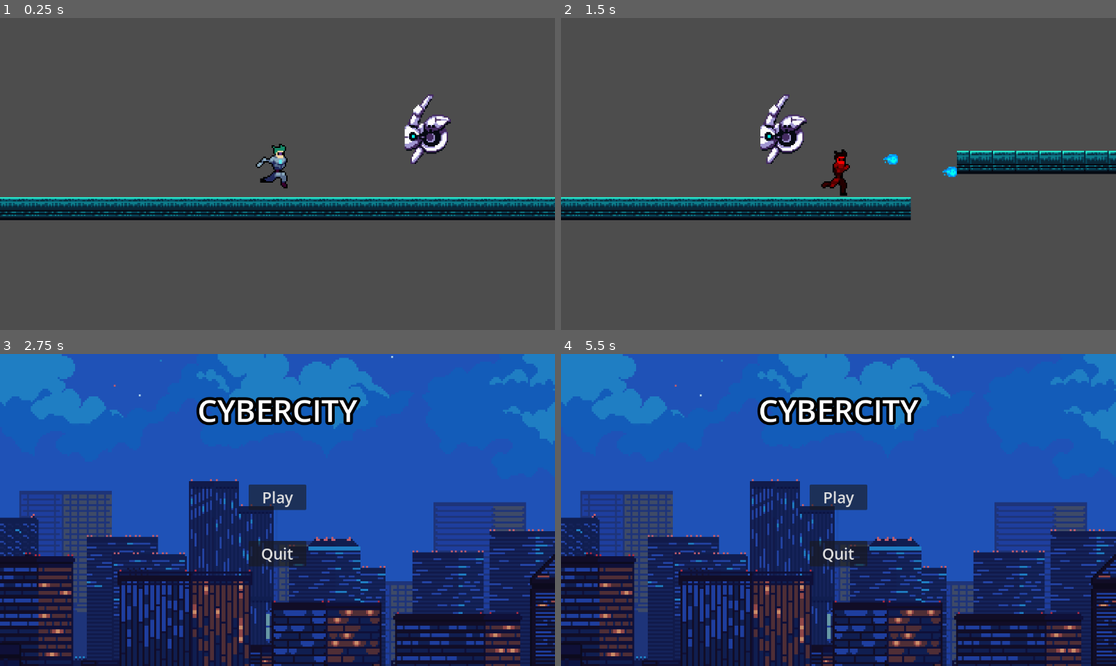
Above: before the commit, frames 1-4 (two rows, left to right).
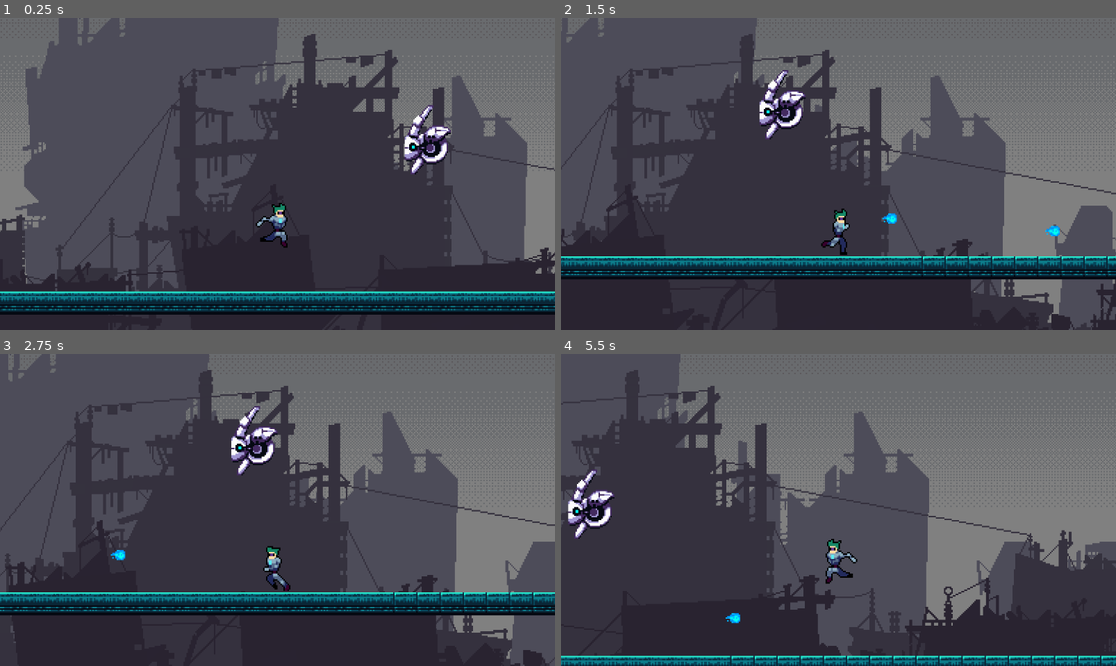
Above: after the commit, the same moments.

Repository: pranavReddy120/CyberCityV3
Game: Godot game, scene res://Scenes/level_2.tscn
Two runs of this game, one before a commit and one after it. Both use one fixed random seed, a clock stepped at 60 frames per second and the inputs below. This scene is started directly instead of the project's main scene.
Inputs (mouse positions are in pixels of both pictures, inside the frame that each line leads up to):
- Up to frame 1 (0.25 s): no input
- Up to frame 2 (1.5 s): hold Right (right) from 0.53 s (still down); tap Space (shoot) at 0.6, 1.35 s; tap Up (jump) at 0.77 s
- Up to frame 3 (2.75 s): tap Up (jump) at 1.52 s; release Right (right) at 2.03 s; hold Left (left) from 2.03 s (still down); tap Space (shoot) at 2.1 s
- Up to frame 4 (5.5 s): release Left (left) at 2.75 s; click (838, 497) at 2.75 s, where only the run before the commit has a clickable "Play"; hold Right (right) 3.53-5.03 s; tap Space (shoot) at 3.6, 4.35, 5.1 s; tap Up (jump) at 3.77, 4.52, 5.27 s; hold Left (left) from 5.03 s (still down)

The runs differ from the first frame. In frame 1, 68% of the frame differs, in the area x 0-100%, y 0-100%; in frame 2, 75%; in frame 3, 96%; in frame 4, 97%.

Commit message:
added parallax

Diff:
--- a/Scenes/level_2.tscn
+++ b/Scenes/level_2.tscn
@@ -1,10 +1,15 @@
-[gd_scene load_steps=9 format=3 uid="uid://csrpn6pcac5wq"]
+[gd_scene load_steps=14 format=3 uid="uid://csrpn6pcac5wq"]
 
 [ext_resource type="Script" path="res://Scripts/world.gd" id="1_mpdul"]
 [ext_resource type="PackedScene" uid="uid://twwk2qsirfci" path="res://Scenes/player.tscn" id="2_2jnvf"]
 [ext_resource type="PackedScene" uid="uid://ck2to62dnqdjw" path="res://Scenes/enemy.tscn" id="3_84wlv"]
 [ext_resource type="Texture2D" uid="uid://bw7lscyrufmgv" path="res://Assets/tileset.png" id="4_wqjee"]
 [ext_resource type="PackedScene" uid="uid://c12vp32p0xbv1" path="res://Scenes/killzone.tscn" id="5_6avqm"]
+[ext_resource type="Texture2D" uid="uid://chvama6p8xs7v" path="res://Assets/free-exclusion-zone-tileset-pixel-art/Night/1.png" id="6_5bqsr"]
+[ext_resource type="Texture2D" uid="uid://sysnhiwg2mu3" path="res://Assets/free-exclusion-zone-tileset-pixel-art/Night/2.png" id="7_t46ge"]
+[ext_resource type="Texture2D" uid="uid://blqmbld3tif4v" path="res://Assets/free-exclusion-zone-tileset-pixel-art/Night/3.png" id="8_s55an"]
+[ext_resource type="Texture2D" uid="uid://divtgyf4wlqpg" path="res://Assets/free-exclusion-zone-tileset-pixel-art/Night/4.png" id="9_i1jwk"]
+[ext_resource type="Texture2D" uid="uid://b3l05w6ikbagi" path="res://Assets/free-exclusion-zone-tileset-pixel-art/Night/5.png" id="10_b3vq8"]
 
 [sub_resource type="TileSetAtlasSource" id="TileSetAtlasSource_mk11v"]
 texture = ExtResource("4_wqjee")
@@ -52,8 +57,10 @@
 script = ExtResource("1_mpdul")
 
 [node name="Player" parent="." instance=ExtResource("2_2jnvf")]
+position = Vector2(0, 33)
 
 [node name="Camera2D" type="Camera2D" parent="Player"]
+position = Vector2(0, -41)
 zoom = Vector2(3, 3)
 limit_bottom = 200
 
@@ -65,13 +72,58 @@
 autostart = true
 
 [node name="TileMap" type="TileMap" parent="."]
+position = Vector2(0, 58)
 tile_set = SubResource("TileSet_os4pr")
 format = 2
-layer_0/tile_data = PackedInt32Array(262132, 458753, 11, 262 …(417 unchanged characters)… 196618, 458753, 11, 196619, 458753, 11, 65550, 524289, 11, 65551, 524289, 11, 65552, 524289, 11, 65553, 524289, 11, 65554, 524289, 11, 65555, 524289, 11, 65556, 524289, 11, 65557, 524289, 11, 327703, 524289, 11, 327704, 524289, 11, 327705, 524289, 11, 327706, 524289, 11, 327707, 524289, 11, 327708, 524289, 11, 327709, 524289, 11, 327710, 524289, 11, 327711, 524289, 11, 327712, 524289, 11, 327713, 524289, 11, 327714, 524289, 11)
+layer_0/tile_data = PackedInt32Array(262132, 458753, 11, 262 …(417 unchanged characters)… 196618, 458753, 11, 196619, 458753, 11, 196620, 524289, 11, 196621, 524289, 11, 196622, 524289, 11, 196623, 524289, 11, 196624, 524289, 11, 196625, 524289, 11, 196626, 524289, 11, 196627, 524289, 11, 196628, 524289, 11, 196629, 524289, 11, 196630, 524289, 11, 196631, 524289, 11, 196632, 524289, 11, 196633, 524289, 11, 196634, 524289, 11, 196635, 524289, 11, 196636, 524289, 11, 196637, 524289, 11, 196638, 524289, 11, 196639, 524289, 11, 196640, 524289, 11, 196641, 524289, 11, 196642, 524289, 11, 196643, 524289, 11, 196644, 524289, 11, 196645, 524289, 11, 196646, 524289, 11, 196647, 524289, 11, 65577, 524289, 11, 65578, 524289, 11, 65579, 524289, 11, 65580, 524289, 11, 65581, 524289, 11, 65582, 524289, 11, 65583, 524289, 11, 65584, 524289, 11)
 
 [node name="killzone" parent="." instance=ExtResource("5_6avqm")]
+position = Vector2(0, 59)
 
 [node name="CollisionShape2D" type="CollisionShape2D" parent="killzone"]
 shape = SubResource("WorldBoundaryShape2D_xbygx")
 
+[node name="ParallaxBackground" type="ParallaxBackground" parent="."]
+scroll_offset = Vector2(906, 577.5)
+
+[node name="ParallaxLayer" type="ParallaxLayer" parent="ParallaxBackground"]
+motion_scale = Vector2(0.2, 0.2)
+motion_mirroring = Vector2(576, 2.08165e-12)
+
+[node name="Sprite2D" type="Sprite2D" parent="ParallaxBackground/ParallaxLayer"]
+position = Vector2(120, 68)
+texture = ExtResource("6_5bqsr")
+
+[node name="ParallaxLayer2" type="ParallaxLayer" parent="ParallaxBackground"]
+motion_scale = Vector2(0.4, 0.4)
+motion_mirroring = Vector2(576, 2.08165e-12)
+
+[node name="Sprite2D" type="Sprite2D" parent="ParallaxBackground/ParallaxLayer2"]
+position = Vector2(120, 68)
+texture = ExtResource("7_t46ge")
+
+[node name="ParallaxLayer3" type="ParallaxLayer" parent="ParallaxBackground"]
+motion_scale = Vector2(0.6, 0.6)
+motion_mirroring = Vector2(576, 2.08165e-12)
+
+[node name="Sprite2D" type="Sprite2D" parent="ParallaxBackground/ParallaxLayer3"]
+position = Vector2(120, 68)
+texture = ExtResource("8_s55an")
+
+[node name="ParallaxLayer4" type="ParallaxLayer" parent="ParallaxBackground"]
+position = Vector2(-1, 0)
+motion_scale = Vector2(0.8, 0.8)
+motion_mirroring = Vector2(576, 2.08165e-12)
+
+[node name="Sprite2D" type="Sprite2D" parent="ParallaxBackground/ParallaxLayer4"]
+position = Vector2(120, 68)
+texture = ExtResource("9_i1jwk")
+
+[node name="ParallaxLayer5" type="ParallaxLayer" parent="ParallaxBackground"]
+motion_mirroring = Vector2(576, 2.08165e-12)
+
+[node name="Sprite2D" type="Sprite2D" parent="ParallaxBackground/ParallaxLayer5"]
+position = Vector2(120, 68)
+texture = ExtResource("10_b3vq8")
+
 [connection signal="timeout" from="Enemy_Spawner" to="." method="_on_enemy_spawner_timeout"]
Binary file added: Assets/free-exclusion-zone-tileset-pixel-art/3 Objects/Grass/1.png
Not shown, added: Assets/free-exclusion-zone-tileset-pixel-art/3 Objects/Grass/1.png.import
Binary file added: Assets/free-exclusion-zone-tileset-pixel-art/3 Objects/Grass/10.png
Not shown, added: Assets/free-exclusion-zone-tileset-pixel-art/3 Objects/Grass/10.png.import
Binary file added: Assets/free-exclusion-zone-tileset-pixel-art/3 Objects/Grass/11.png
Not shown, added: Assets/free-exclusion-zone-tileset-pixel-art/3 Objects/Grass/11.png.import
Binary file added: Assets/free-exclusion-zone-tileset-pixel-art/3 Objects/Grass/12.png
Not shown, added: Assets/free-exclusion-zone-tileset-pixel-art/3 Objects/Grass/12.png.import
Binary file added: Assets/free-exclusion-zone-tileset-pixel-art/3 Objects/Grass/13.png
Not shown, added: Assets/free-exclusion-zone-tileset-pixel-art/3 Objects/Grass/13.png.import
Binary file added: Assets/free-exclusion-zone-tileset-pixel-art/3 Objects/Grass/14.png
Not shown, added: Assets/free-exclusion-zone-tileset-pixel-art/3 Objects/Grass/14.png.import
(and 120 more such lines)
